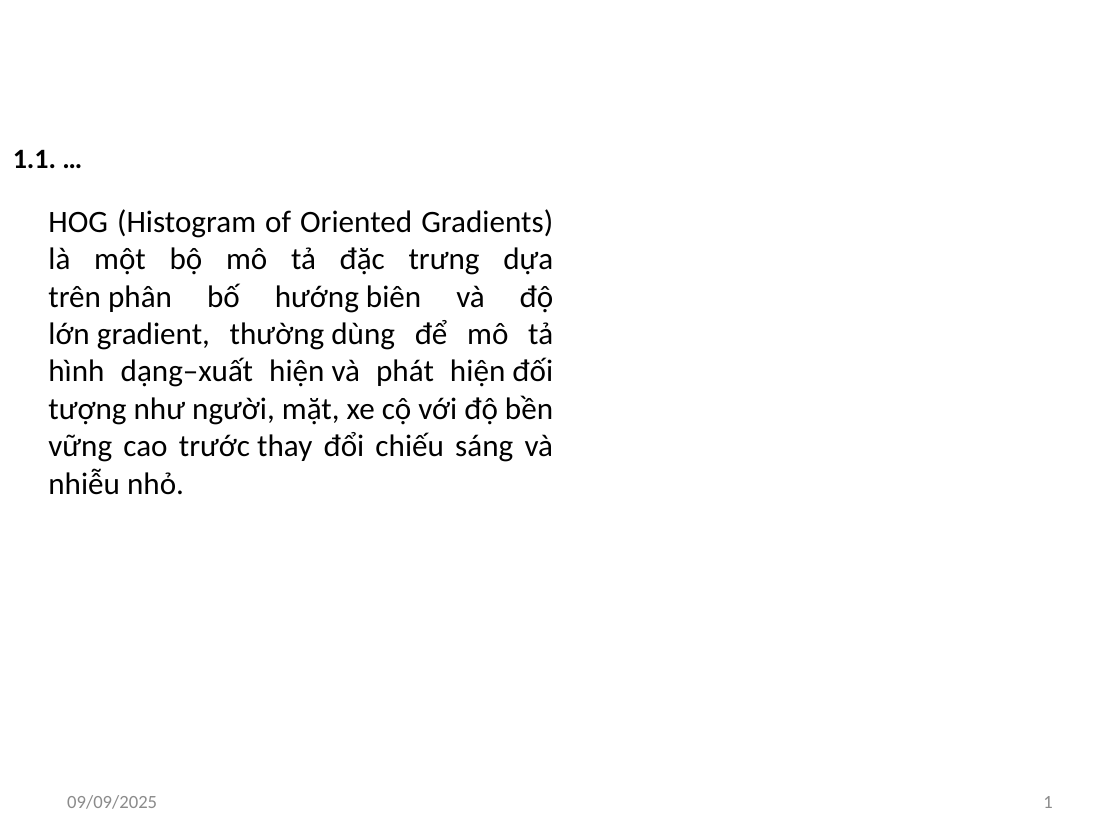
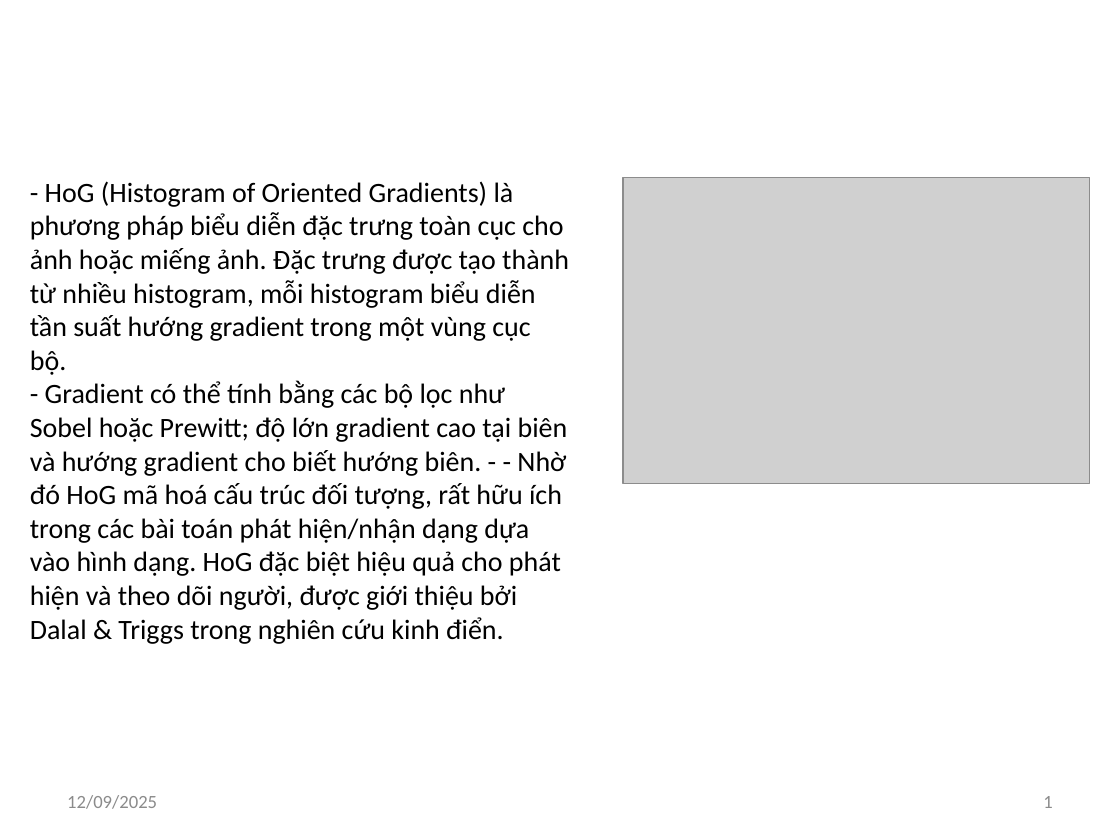
Before and after one commit to datdatnguyen2609/datdatnguyen2609, a slide deck: slide 1 of project/machine_learining_prj/HOG_NguyenThanhDat.pptx. Drawn at 1120x840 pixels with LibreOffice and Linux fonts; fonts in the diff are those of the drawing; grey boxes stand for pictures; background and template pictures are left out. Boxes give left, top, right and bottom in pixels: in the first picture for what was removed or moved away, otherwise in the second. Text is boxed around its words. In the diff, an @@ line names an element or a change of style, - is before the commit and + after.

Commit message:
update

```diff
--- a/project/machine_learining_prj/HOG_NguyenThanhDat.pptx
+++ b/project/machine_learining_prj/HOG_NguyenThanhDat.pptx
@@ text removed at (x1=13, y1=149, x2=56, y2=168) @@
-1.1. …
@@ picture added at (x1=623, y1=177, x2=1090, y2=483) @@
@@ text added at (x1=30, y1=181, x2=569, y2=644), 18 pt, text #000000 @@
+- HoG (Histogram of Oriented Gradients) là phương pháp biểu diễn đặc trưng toàn cục cho ảnh hoặc miếng ảnh. Đặc trưng được tạo thành từ nhiều histogram, mỗi histogram biểu diễn tần suất hướng gradient trong một vùng cục bộ.
+- Gradient có thể tính bằng các bộ lọc như Sobel hoặc Prewitt; độ lớn gradient cao tại biên và hướng gradient cho biết hướng biên. - - Nhờ đó HoG mã hoá cấu trúc đối tượng, rất hữu ích trong các bài toán phát hiện/nhận dạng dựa vào hình dạng. HoG đặc biệt hiệu quả cho phát hiện và theo dõi người, được giới thiệu bởi Dalal & Triggs trong nghiên cứu kinh điển.
@@ text removed at (x1=48, y1=209, x2=554, y2=495) @@
-HOG (Histogram of Oriented Gradients) là một bộ mô tả đặc trưng dựa trên phân bố hướng biên và độ lớn gradient, thường dùng để mô tả hình dạng–xuất hiện và phát hiện đối tượng như người, mặt, xe cộ với độ bền vững cao trước thay đổi chiếu sáng và nhiễu nhỏ.
@@ text at (x1=67, y1=795, x2=157, y2=809): text changed @@
-09/09/2025
+12/09/2025
```
Also in this commit, not shown: 1 other slide changed, 5 slides added, 3 slides removed.
